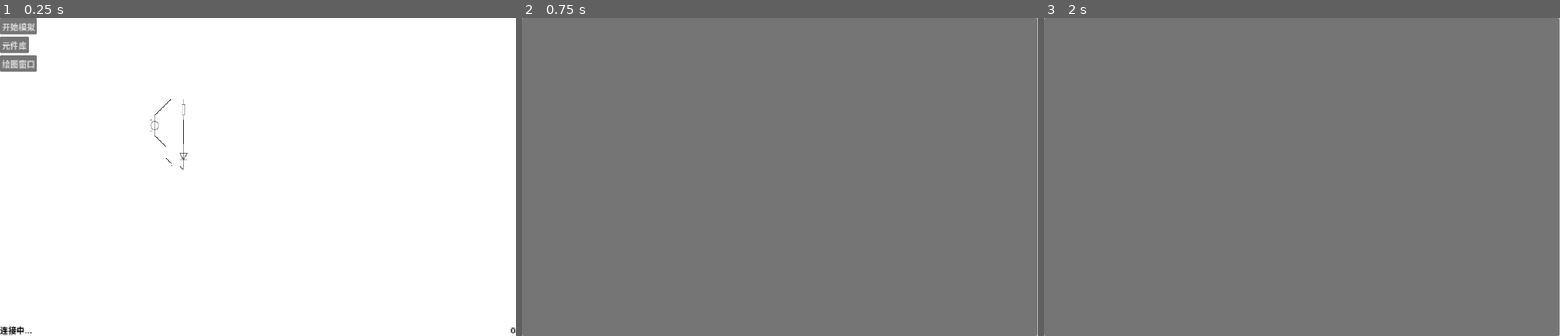
Above: before the commit, frames 1-3 (left to right).
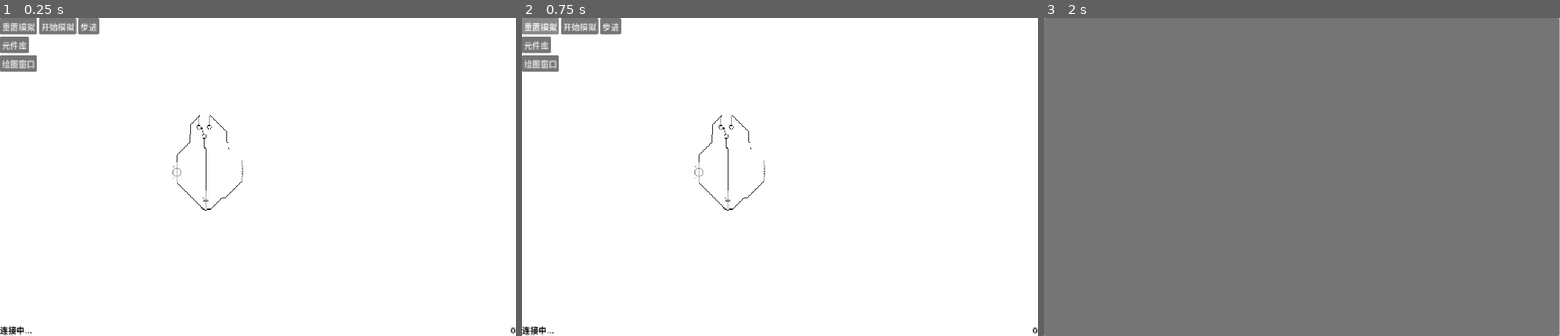
Above: after the commit, the same moments.

Repository: wyj2006/CircuitSim
Game: Godot game, scene res://tests/test_rl_oscillator.tscn
Two runs of this game, one before a commit and one after it. Both use one fixed random seed, a clock stepped at 60 frames per second and the inputs below. Before the commit the project starts from res://tests/test_diode.tscn.
Inputs (mouse positions are in pixels of both pictures, inside the frame that each line leads up to):
- Up to frame 1 (0.25 s): no input
- Up to frame 2 (0.75 s): click (542, 27) at 0.5 s, where only the run after the commit has a clickable "重置模拟"
- Up to frame 3 (2 s): click "停止模拟" (after the commit: "开始模拟") at 1.25 s

The runs differ from the first frame. In frame 1, 0.9% of the frame differs, in the area x 0-48%, y 0-61%; in frame 2, 99%, in the area x 0-100%, y 0-100%; in frame 3, nothing differs.

Commit message:
调整通信方式

Diff:
--- a/editor/devices/spdtswitch/spdt_switch.gd
+++ b/editor/devices/spdtswitch/spdt_switch.gd
@@ -44,11 +44,10 @@
             just_moved = false
         else:
             is_touch1 = not is_touch1
-            if editor.state == Editor.State.Simulate:
-                editor.send_to_server({
-                    "command": "update_device",
-                    "device_id": device_id,
-                    "attributes": {
-                        "is_touch1": is_touch1
-                    }
-                })
+            editor.send_to_server({
+                "command": "update_device",
+                "device_id": device_id,
+                "attributes": {
+                    "is_touch1": is_touch1
+                }
+            })
--- a/editor/project.godot
+++ b/editor/project.godot
@@ -11,7 +11,7 @@
 [application]
 
 config/name="SchematicEditor"
-run/main_scene="uid://2rjjbx77yfbk"
+run/main_scene="uid://uoof5yy8vd5e"
 config/features=PackedStringArray("4.7", "Forward Plus")
 config/icon="res://icon.svg"
 
@@ -44,6 +44,21 @@
 "events": [Object(InputEventKey,"resource_local_to_scene":false,"resource_name":"","device":-1,"window_id":0,"alt_press …(195 unchanged characters)…
 ]
 }
+start_or_stop_simulation={
+"deadzone": 0.2,
+"events": [Object(InputEventKey,"resource_local_to_scene":false,"resource_name":"","device":-1,"window_id":0,"alt_pressed":false,"shift_pressed":false,"ctrl_pressed":false,"meta_pressed":false,"pressed":false,"keycode":0,"physical_keycode":83,"key_label":0,"unicode":115,"location":0,"echo":false,"script":null)
+]
+}
+step_simulation={
+"deadzone": 0.2,
+"events": [Object(InputEventKey,"resource_local_to_scene":false,"resource_name":"","device":-1,"window_id":0,"alt_pressed":false,"shift_pressed":false,"ctrl_pressed":false,"meta_pressed":false,"pressed":false,"keycode":0,"physical_keycode":4194321,"key_label":0,"unicode":0,"location":0,"echo":false,"script":null)
+]
+}
+reset_simulation={
+"deadzone": 0.2,
+"events": [Object(InputEventKey,"resource_local_to_scene":false,"resource_name":"","device":-1,"window_id":0,"alt_pressed":false,"shift_pressed":false,"ctrl_pressed":false,"meta_pressed":false,"pressed":false,"keycode":0,"physical_keycode":82,"key_label":0,"unicode":114,"location":0,"echo":false,"script":null)
+]
+}
 
 [physics]
 
--- a/editor/scenes/main/main.gd
+++ b/editor/scenes/main/main.gd
@@ -122,6 +122,10 @@
         index = server_data.find(0)
 
 func send_to_server(data):
+    client.poll()
+    if client.get_status() != StreamPeerTCP.STATUS_CONNECTED:
+        return
+
     client.put_data(JSON.stringify(data).to_utf8_buffer())
     client.put_u8(0)
 
@@ -131,16 +135,17 @@
             state = State.Simulate
             $%SimButton.text = "停止模拟"
             $PlotWindow.show()
-            plotter.clear()
 
-            var circuit = construct()
             send_to_server({
-                "command": "reset_simulation",
-                "circuit": circuit
+                "command": "start_simulation",
             })
         State.Simulate:
             state = State.Idle
             $%SimButton.text = "开始模拟"
+
+            send_to_server({
+                "command": "stop_simulation",
+            })
 
 func _on_connect_timer_timeout() -> void:
     client.poll()
@@ -157,11 +162,6 @@
         StreamPeerTCP.STATUS_ERROR:
             client.disconnect_from_host()
 
-func _on_step_timer_timeout() -> void:
-    if state != State.Simulate:
-        return
-    send_to_server({"command": "step_simulation"})
-
 func _on_device_lib_button_pressed() -> void:
     $DeviceLibWindow.show()
 
@@ -177,3 +177,17 @@
         device_to_add = null
     if event is InputEventMouseButton and event.is_pressed() and event.button_index == MOUSE_BUTTON_LEFT:
         state = Editor.State.Idle
+
+func _on_reset_button_pressed() -> void:
+    plotter.clear()
+
+    var circuit = construct()
+    send_to_server({
+        "command": "reset_simulation",
+        "circuit": circuit
+    })
+
+func _on_step_button_pressed() -> void:
+    send_to_server({
+        "command": "step_simulation"
+    })
--- a/editor/scenes/main/main.tscn
+++ b/editor/scenes/main/main.tscn
@@ -6,6 +6,24 @@
 [ext_resource type="PackedScene" uid="uid://c7ofi8kh3l5vg" path="res://scenes/plotter/plotter.tscn" id="5_ow5a4"]
 [ext_resource type="Script" uid="uid://bxdwo8agv48wa" path="res://scenes/main/plot_window.gd" id="6_ow5a4"]
 [ext_resource type="PackedScene" uid="uid://bqidl3nw628w" path="res://scenes/devicelibrary/device_library.tscn" id="8_yyfjg"]
+
+[sub_resource type="InputEventAction" id="InputEventAction_yyfjg"]
+action = &"reset_simulation"
+
+[sub_resource type="Shortcut" id="Shortcut_hujxm"]
+events = [SubResource("InputEventAction_yyfjg")]
+
+[sub_resource type="InputEventAction" id="InputEventAction_b1x3f"]
+action = &"start_or_stop_simulation"
+
+[sub_resource type="Shortcut" id="Shortcut_yyfjg"]
+events = [SubResource("InputEventAction_b1x3f")]
+
+[sub_resource type="InputEventAction" id="InputEventAction_a8run"]
+action = &"step_simulation"
+
+[sub_resource type="Shortcut" id="Shortcut_b1x3f"]
+events = [SubResource("InputEventAction_a8run")]
 
 [node name="Editor" type="Node2D" unique_id=970941608]
 script = ExtResource("1_iuonh")
@@ -30,12 +48,30 @@
 size_flags_horizontal = 4
 size_flags_vertical = 4
 
-[node name="SimButton" type="Button" parent="CanvasLayer/VBoxContainer" unique_id=1481376716]
+[node name="HBoxContainer2" type="HBoxContainer" parent="CanvasLayer/VBoxContainer" unique_id=979007685]
+layout_mode = 2
+
+[node name="ResetButton" type="Button" parent="CanvasLayer/VBoxContainer/HBoxContainer2" unique_id=102793773]
+unique_name_in_owner = true
+layout_mode = 2
+focus_mode = 0
+shortcut = SubResource("Shortcut_hujxm")
+text = "重置模拟"
+
+[node name="SimButton" type="Button" parent="CanvasLayer/VBoxContainer/HBoxContainer2" unique_id=1481376716]
 unique_name_in_owner = true
 layout_mode = 2
 size_flags_horizontal = 0
 focus_mode = 0
+shortcut = SubResource("Shortcut_yyfjg")
 text = "开始模拟"
+
+[node name="StepButton" type="Button" parent="CanvasLayer/VBoxContainer/HBoxContainer2" unique_id=2054127190]
+unique_name_in_owner = true
+layout_mode = 2
+focus_mode = 0
+shortcut = SubResource("Shortcut_b1x3f")
+text = "步进"
 
 [node name="DeviceLibButton" type="Button" parent="CanvasLayer/VBoxContainer" unique_id=1770576324]
 layout_mode = 2
@@ -72,12 +108,6 @@
 wait_time = 0.5
 ignore_time_scale = true
 
-[node name="StepTimer" type="Timer" parent="." unique_id=38897892]
-unique_name_in_owner = true
-wait_time = 0.001
-autostart = true
-ignore_time_scale = true
-
 [node name="PlotWindow" type="Window" parent="." unique_id=1534832730]
 oversampling_override = 1.0
 initial_position = 1
@@ -103,10 +133,11 @@
 initial_position = 1
 
 [connection signal="child_entered_tree" from="Devices" to="NetList" method="_on_devices_child_entered_tree"]
-[connection signal="pressed" from="CanvasLayer/VBoxContainer/SimButton" to="." method="_on_sim_button_pressed"]
+[connection signal="pressed" from="CanvasLayer/VBoxContainer/HBoxContainer2/ResetButton" to="." method="_on_reset_button_pressed"]
+[connection signal="pressed" from="CanvasLayer/VBoxContainer/HBoxContainer2/SimButton" to="." method="_on_sim_button_pressed"]
+[connection signal="pressed" from="CanvasLayer/VBoxContainer/HBoxContainer2/StepButton" to="." method="_on_step_button_pressed"]
 [connection signal="pressed" from="CanvasLayer/VBoxContainer/DeviceLibButton" to="." method="_on_device_lib_button_pressed"]
 [connection signal="pressed" from="CanvasLayer/VBoxContainer/PlotterButton" to="PlotWindow" method="_on_plotter_button_pressed"]
 [connection signal="timeout" from="ConnectTimer" to="." method="_on_connect_timer_timeout"]
-[connection signal="timeout" from="StepTimer" to="." method="_on_step_timer_timeout"]
 [connection signal="close_requested" from="PlotWindow" to="PlotWindow" method="_on_close_requested"]
 [connection signal="close_requested" from="DeviceLibWindow" to="." method="_on_device_lib_window_close_requested"]
--- /dev/null
+++ b/editor/tests/test_rl_oscillator.tscn
@@ -0,0 +1,55 @@
+[gd_scene format=3 uid="uid://uoof5yy8vd5e"]
+
+[ext_resource type="PackedScene" uid="uid://b7rhs634no3cl" path="res://scenes/main/main.tscn" id="1_uk3c8"]
+[ext_resource type="PackedScene" uid="uid://dkdth58g4mugy" path="res://devices/voltage/voltage.tscn" id="2_dg36q"]
+[ext_resource type="PackedScene" uid="uid://cafu1rgnvbnpv" path="res://devices/spdtswitch/spdt_switch.tscn" id="3_7s8qw"]
+[ext_resource type="PackedScene" uid="uid://dgurfm3ulgg7v" path="res://devices/capacitor/capacitor.tscn" id="4_b02k0"]
+[ext_resource type="PackedScene" uid="uid://wabnxrnxbwm3" path="res://devices/inductor/inductor.tscn" id="5_dgau4"]
+[ext_resource type="PackedScene" uid="uid://d1q7jxl711f7w" path="res://systems/net_list/wire.tscn" id="6_7s8qw"]
+
+[node name="Editor" unique_id=970941608 instance=ExtResource("1_uk3c8")]
+
+[node name="Voltage" parent="Devices" parent_id_path=PackedInt32Array(263305404) index="0" unique_id=517322215 instance=ExtResource("2_dg36q")]
+position = Vector2(-157, -9)
+value_expr = "1"
+
+[node name="NegPort" parent="Devices/Voltage" index="2" unique_id=1541753485]
+is_ref = true
+
+[node name="SPDTSwitch" parent="Devices" parent_id_path=PackedInt32Array(263305404) index="1" unique_id=822681338 instance=ExtResource("3_7s8qw")]
+position = Vector2(-103, -86)
+rotation = 1.5707964
+is_touch1 = false
+
+[node name="Capacitor" parent="Devices" parent_id_path=PackedInt32Array(263305404) index="2" unique_id=1769532636 instance=ExtResource("4_b02k0")]
+position = Vector2(-101, 46)
+value = 1.0
+
+[node name="Inductor" parent="Devices" parent_id_path=PackedInt32Array(263305404) index="3" unique_id=2097949624 instance=ExtResource("5_dgau4")]
+position = Vector2(-31, -11)
+value = 1.0
+
+[node name="Wire" parent="NetList" parent_id_path=PackedInt32Array(892168356) index="0" unique_id=414779530 node_paths=PackedStringArray("a_port", "b_port") instance=ExtResource("6_7s8qw")]
+a_port = NodePath("../../Devices/Voltage/PosPort")
+b_port = NodePath("../../Devices/SPDTSwitch/Throw2Port")
+
+[node name="Wire2" parent="NetList" parent_id_path=PackedInt32Array(892168356) index="1" unique_id=1948552767 node_paths=PackedStringArray("a_port", "b_port") instance=ExtResource("6_7s8qw")]
+a_port = NodePath("../../Devices/SPDTSwitch/CommonPort")
+b_port = NodePath("../../Devices/Capacitor/PosPort")
+
+[node name="Wire3" parent="NetList" parent_id_path=PackedInt32Array(892168356) index="2" unique_id=1422206455 node_paths=PackedStringArray("a_port", "b_port") instance=ExtResource("6_7s8qw")]
+a_port = NodePath("../../Devices/Voltage/NegPort")
+b_port = NodePath("../../Devices/Capacitor/NegPort")
+
+[node name="Wire4" parent="NetList" parent_id_path=PackedInt32Array(892168356) index="3" unique_id=653549811 node_paths=PackedStringArray("a_port", "b_port") instance=ExtResource("6_7s8qw")]
+a_port = NodePath("../../Devices/SPDTSwitch/Throw1Port")
+b_port = NodePath("../../Devices/Inductor/PosPort")
+
+[node name="Wire5" parent="NetList" parent_id_path=PackedInt32Array(892168356) index="4" unique_id=482601477 node_paths=PackedStringArray("a_port", "b_port") instance=ExtResource("6_7s8qw")]
+a_port = NodePath("../../Devices/Capacitor/NegPort")
+b_port = NodePath("../../Devices/Inductor/NegPort")
+
+[editable path="Devices/Voltage"]
+[editable path="Devices/SPDTSwitch"]
+[editable path="Devices/Capacitor"]
+[editable path="Devices/Inductor"]
Not shown, changed: src/main.rs
